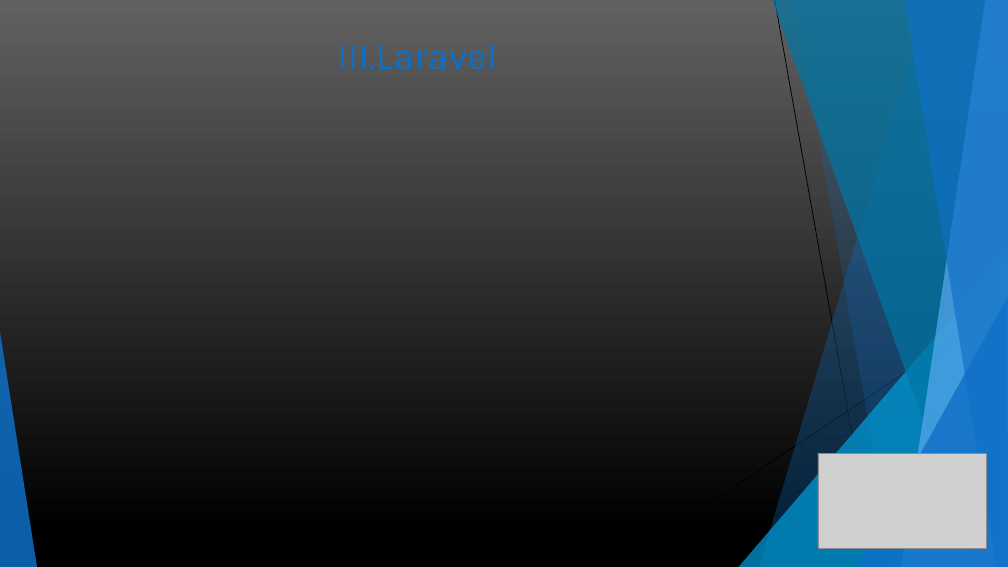
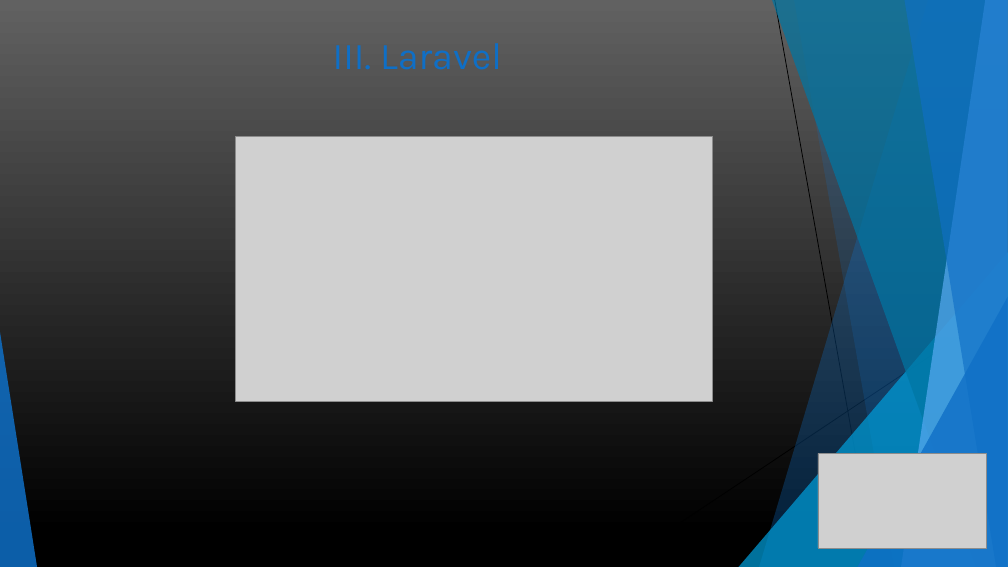
Before and after one commit to guillaumew74/WebProject, a slide deck: slide 5 of ressources/diapo projet.pptx. Drawn at 1008x567 pixels with LibreOffice and Linux fonts; fonts in the diff are those of the drawing; grey boxes stand for pictures. Boxes give left, top, right and bottom in pixels: in the first picture for what was removed or moved away, otherwise in the second. Text is boxed around its words. In the diff, an @@ line names an element or a change of style, - is before the commit and + after.

```diff
--- a/ressources/diapo projet.pptx
+++ b/ressources/diapo projet.pptx
@@ title at box(333, 43, 502, 70): spaces changed @@
-III.Laravel
+III. Laravel
@@ picture added at box(235, 136, 712, 402) @@
```
Also in this commit, not shown: 5 other slides changed.
